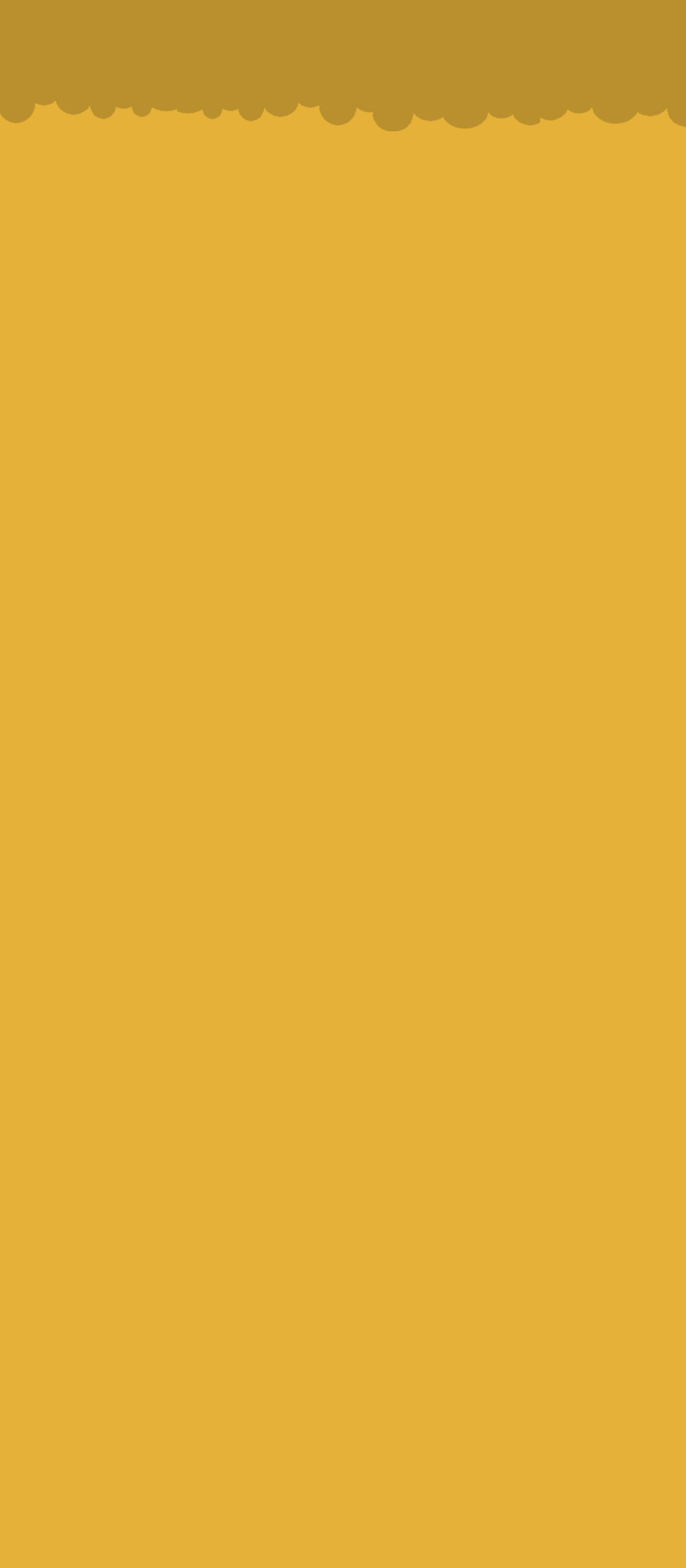
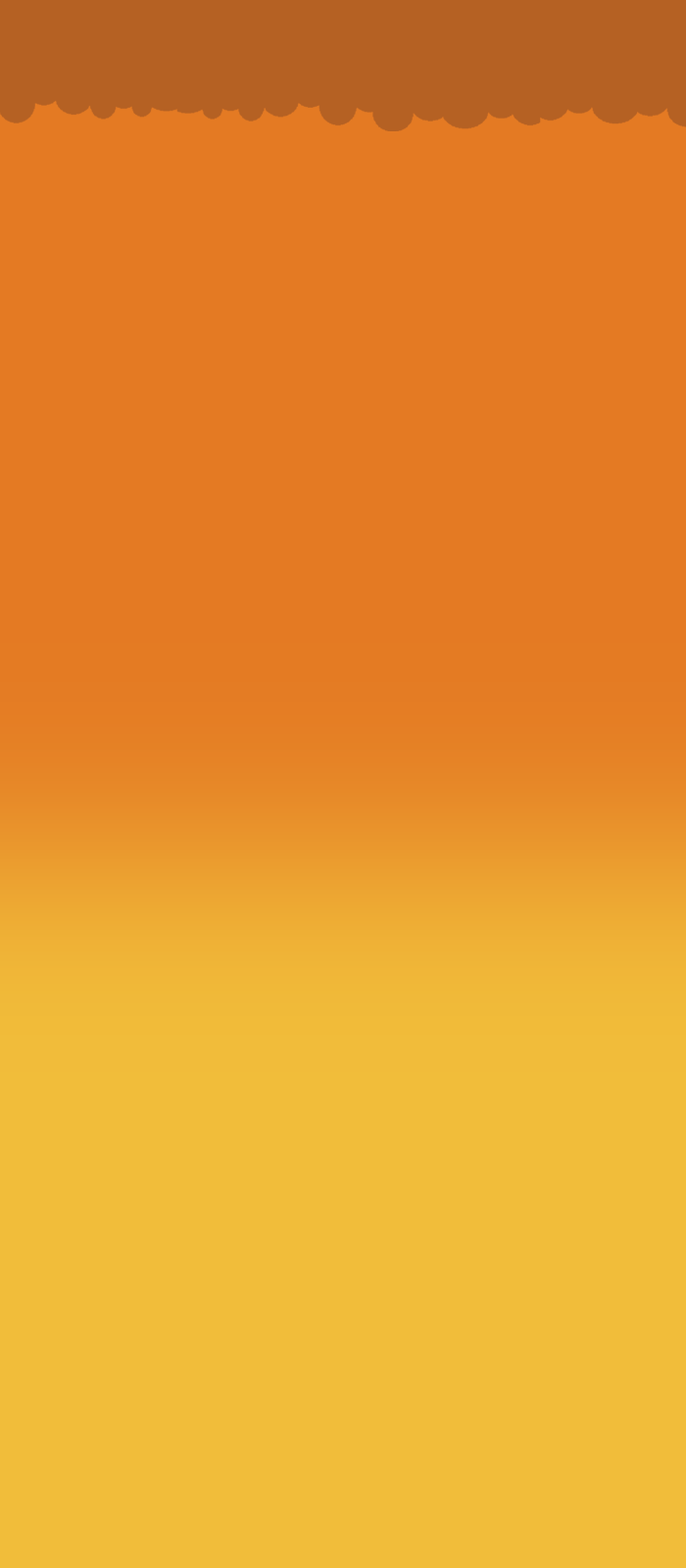
Layered file, before and after one edit (w=686, h=1568). Changes by layer:
added layer "Lager 12" above "Lager 4" over box(0, 0, 686, 1568)
added group "Grupp 1" with 4 layers above "Grupp 1 kopiera 4" over box(0, 0, 686, 1568)
added layer "Lager 19" in group "Grupp 1" over box(0, 0, 686, 1568)
added layer "Lager 11" in group "Grupp 1" over box(0, 0, 686, 238)
added layer "Lager 18" in group "Grupp 1" over box(0, 0, 686, 1568)
added layer "Lager 10" in group "Grupp 1" over box(0, 200, 686, 1097)
painted on "Bakgrund" over box(0, 0, 686, 1568)
